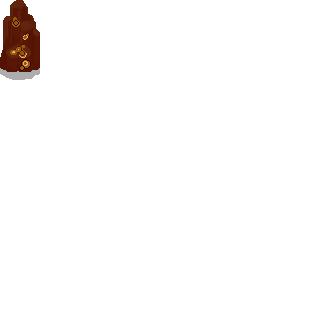
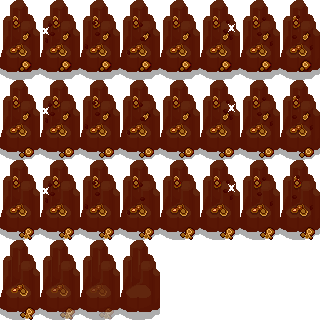
Comparing the layer stacks of the two w=320, h=320 images. Changes:
added layer "hit 01" above "fire agate" over 42, 15, 313, 215
painted on "fire agate" over 9, 15, 315, 320
painted on "rock 01" over 0, 0, 320, 320
